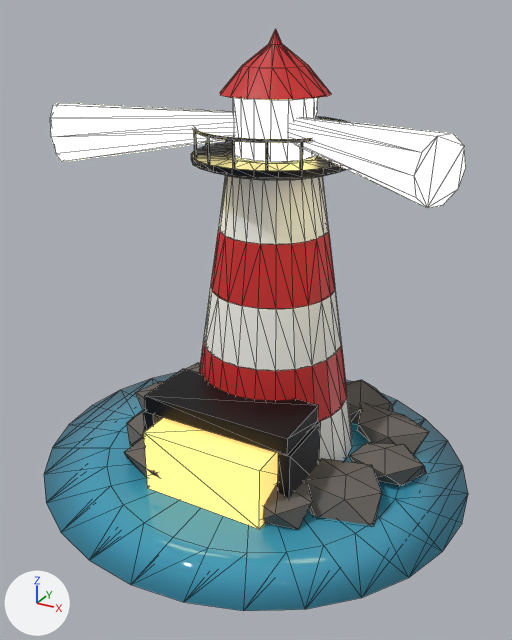
Before and after pictures for a commit that changed the FBX model mines20/furnaces9/f8/LighthouseFurnace_Roblox.fbx.
The view is the same before and after, from a camera (50 mm lens) standing at (10.32, -18.56, 14.55) and looking at (0.39, -0.51, 5.53). The axes (+X, +Y, +Z) are drawn at lower left. The lights are the same throughout. The older version comes first. Mesh edges are drawn as thin lines.

The first picture shows 'BurnZone', 'LanternIron', 'LighthouseBeam', 'Shallows.001', 'ShoreRock', 'TowerRed', 'TowerWhite'.
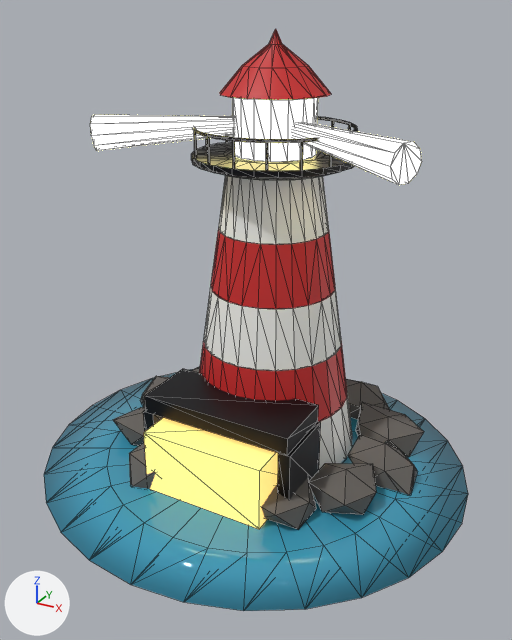
Patch to the scene script:
```diff
--- a/mines20/furnaces9/f8/LighthouseFurnace_Roblox.fbx.py
+++ b/mines20/furnaces9/f8/LighthouseFurnace_Roblox.fbx.py
@@ me_lantern_glass_002 @@
 # used by ob_lighthousebeam; location = (0.0, 1.4, 11.3)
-me_lantern_glass_002.from_pydata(...)  # 72 vertices, 132 faces; spans x -6.4..6.4, y -3.8..1.3, z -1.16..0.9
+me_lantern_glass_002.from_pydata(...)  # 72 vertices, 132 faces; spans x -5.25..5.25, y -2.99..1.3, z -0.9..0.9
+# me_lantern_glass_002 part 1
+# 3 vertices are removed from x -0.12..6.3, y -2.34..0.22, z -0.83..-0.18
+# 36 faces are deleted
+# 37 vertices move from x -6.4..6.4, y -3.8..0.27, z -1.16..0.56 to x -5.25..5.25, y -2.99..0.18, z -0.82..0.22
+# 3 vertices are added at (-0.07, 0.15, -0.12), (-0.08, -0.14, -0.12), (5.18, -2.09, -0.62)
+# 36 new faces join them
 me_lantern_glass_002.materials.append(mat_lighthouse_beam)
@@ me_outcrop_0_002 @@
 # used by ob_shorerock; location = (4.48, 1.36, 0.28)
-me_outcrop_0_002.from_pydata(...)  # 196 vertices, 348 faces; spans x -10.03..1.28, y -4.88..5.08, z -0.28..1.13
+me_outcrop_0_002.from_pydata(...)  # 194 vertices, 344 faces; spans x -10.47..1.05, y -4.68..4.97, z -0.29..1.06
+# me_outcrop_0_002 part 2: the loose piece of 18 vertices spanning x -1.2..1.28, y -1.31..1.06, z -0.28..0.74 is rebuilt with 18 vertices and now spans x -1.31..1.05, y -0.78..0.85, z -0.29..0.93
+# me_outcrop_0_002 part 3: the loose piece of 18 vertices spanning x -3.75..-1.15, y -4.74..-2.45, z -0.28..0.79 is rebuilt with 18 vertices and now spans x -3.81..-1.33, y -4.55..-2.08, z -0.29..0.71
+# me_outcrop_0_002 part 4: the loose piece of 18 vertices spanning x -3.61..-1.0, y 2.2..4.46, z -0.28..1.13 is rebuilt with 18 vertices and now spans x -3.57..-1.19, y 2.68..4.62, z -0.29..1.02
+# me_outcrop_0_002 part 5: the loose piece of 18 vertices spanning x -10.03..-7.89, y -1.43..0.98, z -0.28..0.73 is rebuilt with 18 vertices and now spans x -10.47..-7.91, y -0.9..1.31, z -0.29..1.06
+# me_outcrop_0_002 part 6: the loose piece of 18 vertices spanning x -8.26..-5.46, y -4.88..-2.52, z -0.28..0.82 is rebuilt with 18 vertices and now spans x -7.97..-5.46, y -4.68..-2.46, z -0.29..0.9
+# me_outcrop_0_002 part 7: the loose piece of 18 vertices spanning x -1.95..0.87, y 1.01..2.92, z -0.28..0.79 is rebuilt with 16 vertices and now spans x -2.02..0.61, y 0.95..3.0, z -0.29..0.72
+# me_outcrop_0_002 part 8: the loose piece of 18 vertices spanning x -1.93..0.61, y -3.43..-1.0, z -0.28..0.71 is rebuilt with 18 vertices and now spans x -1.79..0.29, y -3.15..-0.7, z -0.29..0.92
+# me_outcrop_0_002 part 9: the loose piece of 18 vertices spanning x -9.19..-7.02, y -3.26..-0.91, z -0.28..1.06 is rebuilt with 18 vertices and now spans x -9.79..-7.2, y -2.92..-0.94, z -0.29..0.88
+# me_outcrop_0_002 part 10: the loose piece of 16 vertices spanning x -9.52..-6.74, y 1.07..2.73, z -0.28..1.03 is rebuilt with 18 vertices and now spans x -9.77..-6.74, y 0.88..3.23, z -0.29..1.02
+# other edits to the shape of me_outcrop_0_002 do not show in these pictures
 me_outcrop_0_002.materials.append(mat_shore_rock)
@@ ob_shorerock @@
 ob_shorerock = bpy.data.objects.new('ShoreRock', me_outcrop_0_002)
-ob_shorerock.location = (4.48, 1.36, 0.28)
+ob_shorerock.location = (4.55, 1.12, 0.29)
```

What differs and where, as boxes (x1, y1, x2, y2) in the pictures (512 x 640 px; the box of a moved part takes in the faces that stretch with it):
'LighthouseBeam', reshaped (20% narrower, 21% shorter): before (50, 98, 466, 208); after (90, 98, 421, 185)
'ShoreRock', reshaped, moved: before (124, 363, 429, 530); after (113, 366, 424, 529)
part 1 of me_lantern_glass_002, moved or reshaped: before (50, 103, 466, 208); after (90, 115, 421, 185)
part 2 of me_outcrop_0_002, rebuilt (10% narrower, 38% taller): before (349, 442, 426, 486); after (348, 434, 417, 495)
part 3 of me_outcrop_0_002, rebuilt: before (262, 482, 312, 530); after (261, 478, 317, 529)
part 4 of me_outcrop_0_002, rebuilt: before (346, 380, 393, 424); after (346, 379, 390, 419)
part 5 of me_outcrop_0_002, rebuilt (10% taller): before (135, 381, 165, 410); after (140, 376, 170, 408)
part 6 of me_outcrop_0_002, rebuilt: before (124, 437, 159, 477); after (129, 443, 156, 489)
part 7 of me_outcrop_0_002, rebuilt: before (358, 403, 429, 454); after (356, 402, 424, 457)
part 8 of me_outcrop_0_002, rebuilt (12% narrower, 22% shorter): before (304, 458, 381, 525); after (308, 463, 376, 515)
part 9 of me_outcrop_0_002, rebuilt: before (127, 409, 145, 446); after (113, 407, 145, 446)
part 10 of me_outcrop_0_002, rebuilt (mostly hidden): before (186, 363, 200, 373); after (190, 366, 200, 373)
